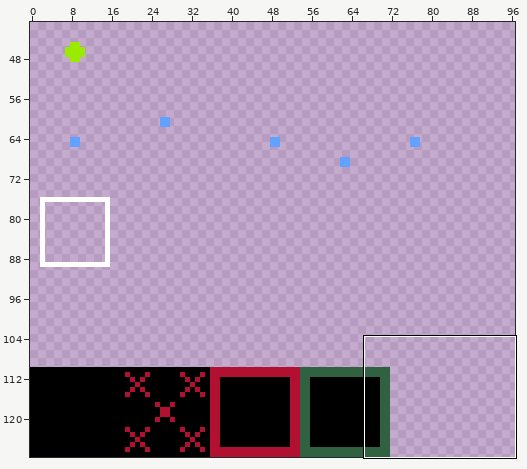
File history of a pixel-art file, resource_original/art/algorithm_practice/algorithm_practice_tilesheet_01.aseprite. Above, an overview of the earlier version with the close-up marked.
Close-up. Before:
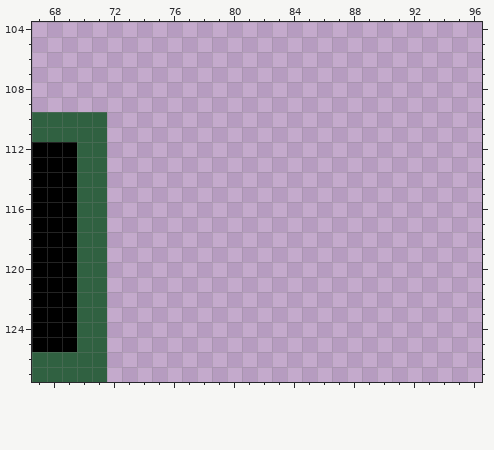
128x128 pixels, 1 frame. Shown: x 67..96, y 104..127. The wide view leaves out empty margins.
The same view after the edit:
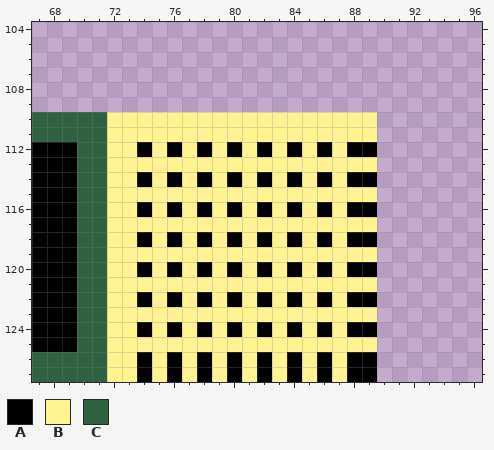
Palette (. is transparent): A #000000  B #fff392  C #306141
What changed:
Changed rows in their new state; - is an unchanged pixel.
Layer "Body_01":
first column x 72:
110 BBBBBBBBBBBBBBBBBB
111 BBBBBBBBBBBBBBBBBB
112 BBABABABABABABABAA
113 BBBBBBBBBBBBBBBBBB
114 BBABABABABABABABAA
115 BBBBBBBBBBBBBBBBBB
116 BBABABABABABABABAA
117 BBBBBBBBBBBBBBBBBB
118 BBABABABABABABABAA
119 BBBBBBBBBBBBBBBBBB
120 BBABABABABABABABAA
121 BBBBBBBBBBBBBBBBBB
122 BBABABABABABABABAA
123 BBBBBBBBBBBBBBBBBB
124 BBABABABABABABABAA
125 BBBBBBBBBBBBBBBBBB
126 BBABABABABABABABAA
127 BBABABABABABABABAA
